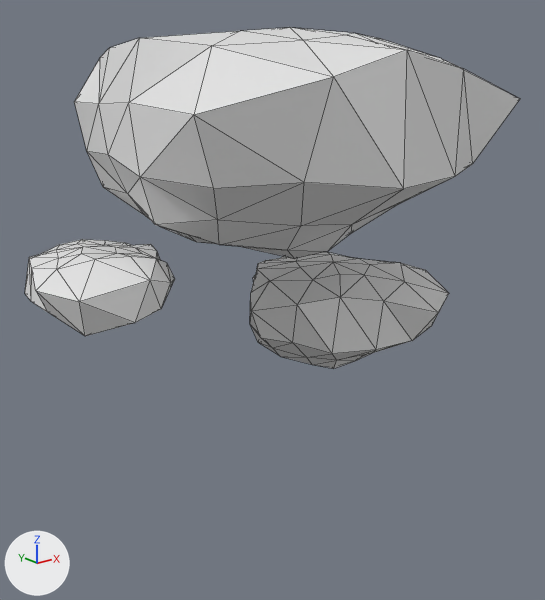
Renders of the Blender file blender/low poly tree/low-poly-tree.blend from each side of a commit.
Rendered twice from a 50 mm camera at (-7.99, -11.49, 9.79) aimed at (0.43, -0.97, 5.58). Arrows for +X, +Y and +Z are at lower left; the lights stay in place. Mesh edges are drawn as thin lines. The same objects are shown in both versions, whatever each file hides.

Objects in the first picture: 'tree top'.
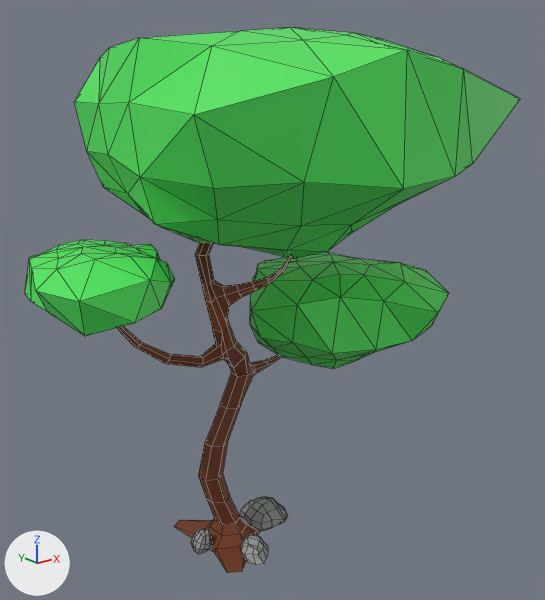
The newer file is also turned or shifted as a whole; pictures and numbers use the older file's frame.

The change, as a list of edits to the scene's bpy script:
```text
Add mat_leaves_001:
    mat_leaves_001 = principled_material('Leaves.001')
    mat_leaves_001.base_color = (0.0797, 0.8, 0.111)  # green #50e75e
Add mat_rocks:
    mat_rocks = principled_material('Rocks')
    mat_rocks.base_color = (0.322, 0.322, 0.322)  # grey #9a9a9a
Add mat_wood:
    mat_wood = principled_material('Wood')
    mat_wood.base_color = (0.182, 0.0521, 0.0243)  # brown #76412b
    mat_wood.specular_ior_level = 0.154
Change me_cube:
    used by ob_tree_top; location = (0.0, 0.0, 0.0); scale = (1.48, 1.48, 1.0)
    remove me_cube.from_pydata(...)  # 294 vertices, 576 faces; spans x -2.65..3.17, y -3.05..1.6, z 3.64..10.34
    add me_cube.from_pydata(...)  # 639 vertices, 899 faces, 1 loose edge; spans x -2.65..3.17, y -3.05..1.6, z 0.14..10.34
    me_cube part 1: a new loose piece of 192 vertices spanning x -1.84..1.31, y -1.26..0.77, z 0.15..7.04, in mat_wood (brown #76412b)
    me_cube part 2: a new loose piece of 57 vertices spanning x 0.33..0.97, y -0.32..0.33, z 0.14..0.65, in mat_rocks (grey #9a9a9a)
    me_cube part 3: a new loose piece of 57 vertices spanning x -0.6..-0.34, y -0.14..0.11, z 0.14..0.61, in mat_rocks (grey #9a9a9a)
    me_cube part 4: a new loose piece of 39 vertices spanning x -0.17..0.29, y -0.83..-0.28, z 0.15..0.43, in mat_rocks (grey #9a9a9a)
    me_cube part 5: 576 faces spanning x -2.65..3.17, y -3.05..1.6, z 3.64..10.34 switch from mat_material (white #e7e7e7) to mat_leaves_001 (green #50e75e)
    add me_cube.materials.append(mat_rocks)  # grey #9a9a9a
    add me_cube.materials.append(mat_wood)  # brown #76412b
```

Where the change shows, as pixel boxes (x1, y1, x2, y2) in the pictures (545 x 600 px):
'tree top', reshaped (59% taller)
    before: (25, 27, 520, 369)
    after: (25, 27, 520, 573)
part 1 of me_cube, added (brown)
    after: (117, 242, 291, 573)
part 2 of me_cube, added
    after: (239, 496, 288, 531)
part 3 of me_cube, added
    after: (191, 528, 212, 554)
part 4 of me_cube, added
    after: (240, 534, 268, 564)
part 5 of me_cube, recoloured (grey to green)
    both: (25, 27, 520, 369)
